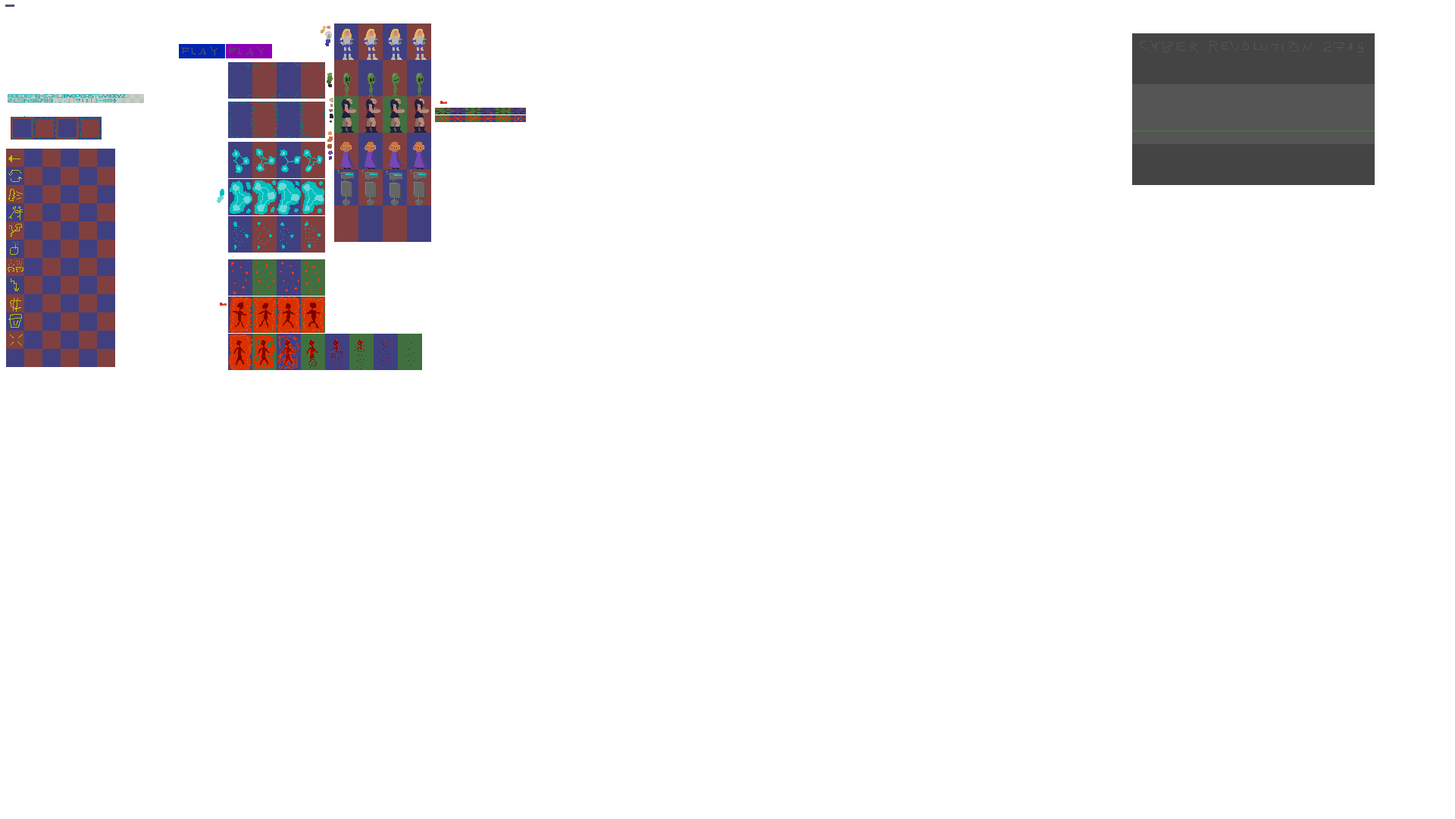
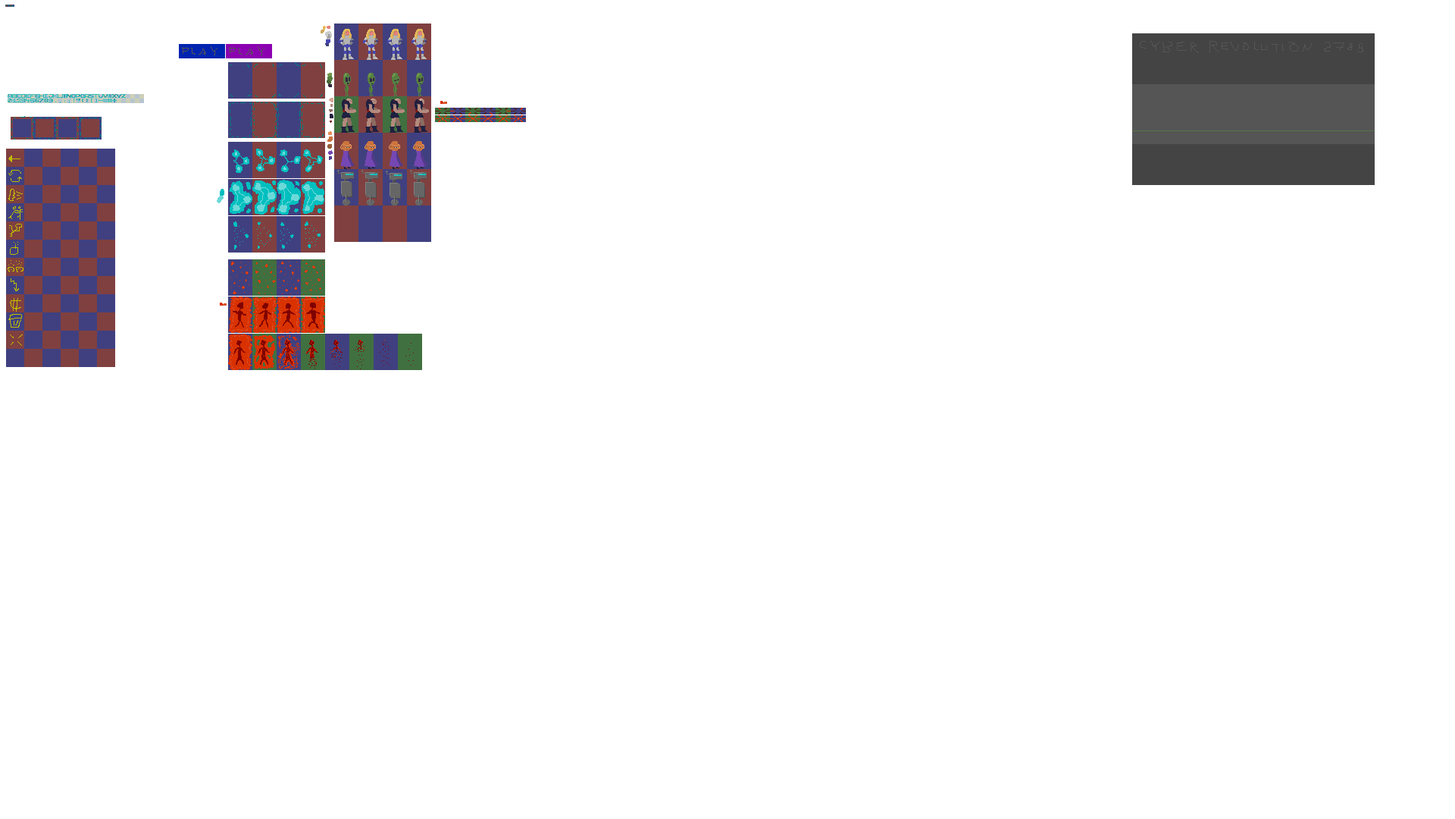
Two versions of the same layered image (1455 × 819). Layer-by-layer changes:
painted on "persons" over left=340, top=56, right=429, bottom=170
